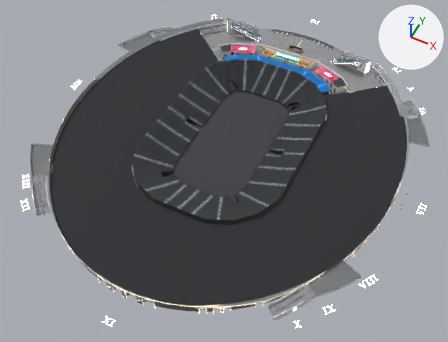
Two versions of the glTF model public/projekt/mvm-dome-teszt/models/S0.glb, one commit apart.
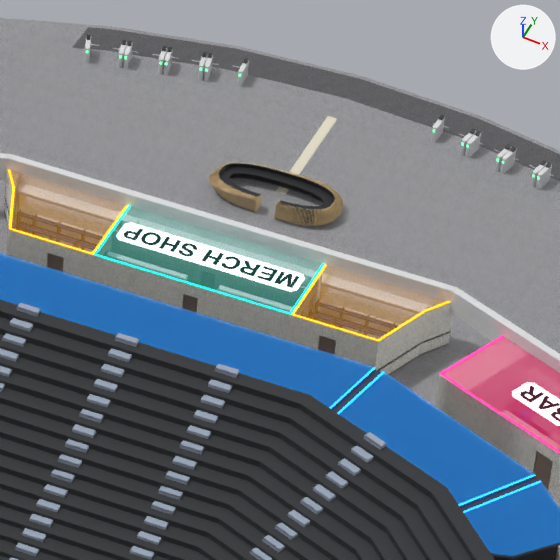
Old and new are each drawn whole from a 50 mm camera at (77.6, -164.5, 183.7) aimed at (1.3, -11.9, -7.1) and again close up on the part from 59% to 74% of the width and 8% to 27% of the height. The lights are fixed; the arrows at upper right show +X, +Y and +Z. The older version's two pictures come first. Where no turn or scale is listed for an object, it has been applied to the vertices.
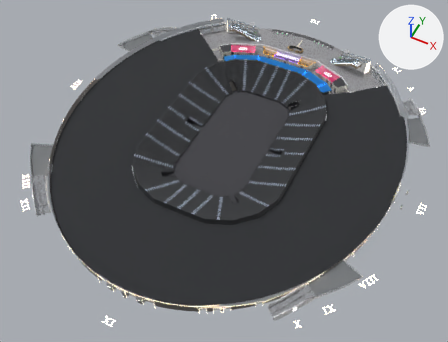
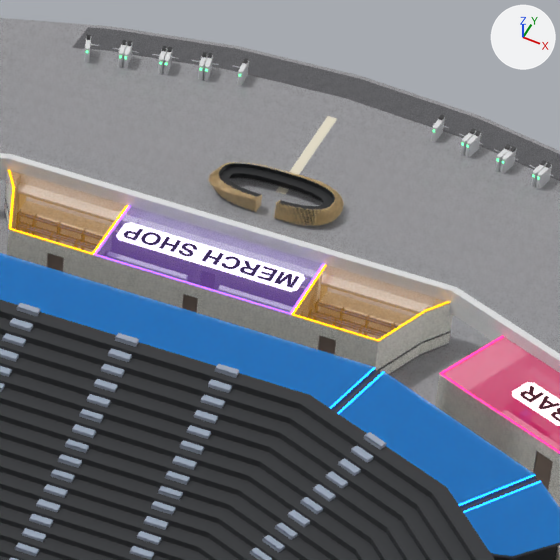
Changed parts and their boxes (x1, y1, x2, y2) in the close-ups (560 x 560 px):
'Mesh_0', recoloured: (90, 193, 334, 318) in both

Diff of the bpy script that builds the scene:
```diff
--- a/public/projekt/mvm-dome-teszt/models/S0.glb.py
+++ b/public/projekt/mvm-dome-teszt/models/S0.glb.py
@@ mat_w_uj_zona_merch_szegely @@
 mat_w_uj_zona_merch_szegely = principled_material('W_UJ_zona_merch_szegely')
-mat_w_uj_zona_merch_szegely.base_color = (0.0, 0.72, 0.6)  # cyan #00ddcb
+mat_w_uj_zona_merch_szegely.base_color = (0.328, 0.107, 1.0)  # purple #9b5cff
 mat_w_uj_zona_merch_szegely.roughness = 1.0
-mat_w_uj_zona_merch_szegely.emission_color = (0.0, 0.72, 0.6)  # cyan #00ddcb
+mat_w_uj_zona_merch_szegely.emission_color = (0.328, 0.107, 1.0)  # purple #9b5cff
 mat_w_uj_zona_merch_szegely.emission_strength = 2.0
@@ mat_w_uj_zona_merch_teto @@
 mat_w_uj_zona_merch_teto = principled_material('W_UJ_zona_merch_teto')
-mat_w_uj_zona_merch_teto.base_color = (0.0, 0.72, 0.6)  # cyan #00ddcb
+mat_w_uj_zona_merch_teto.base_color = (0.328, 0.107, 1.0)  # purple #9b5cff
 mat_w_uj_zona_merch_teto.roughness = 1.0
```
